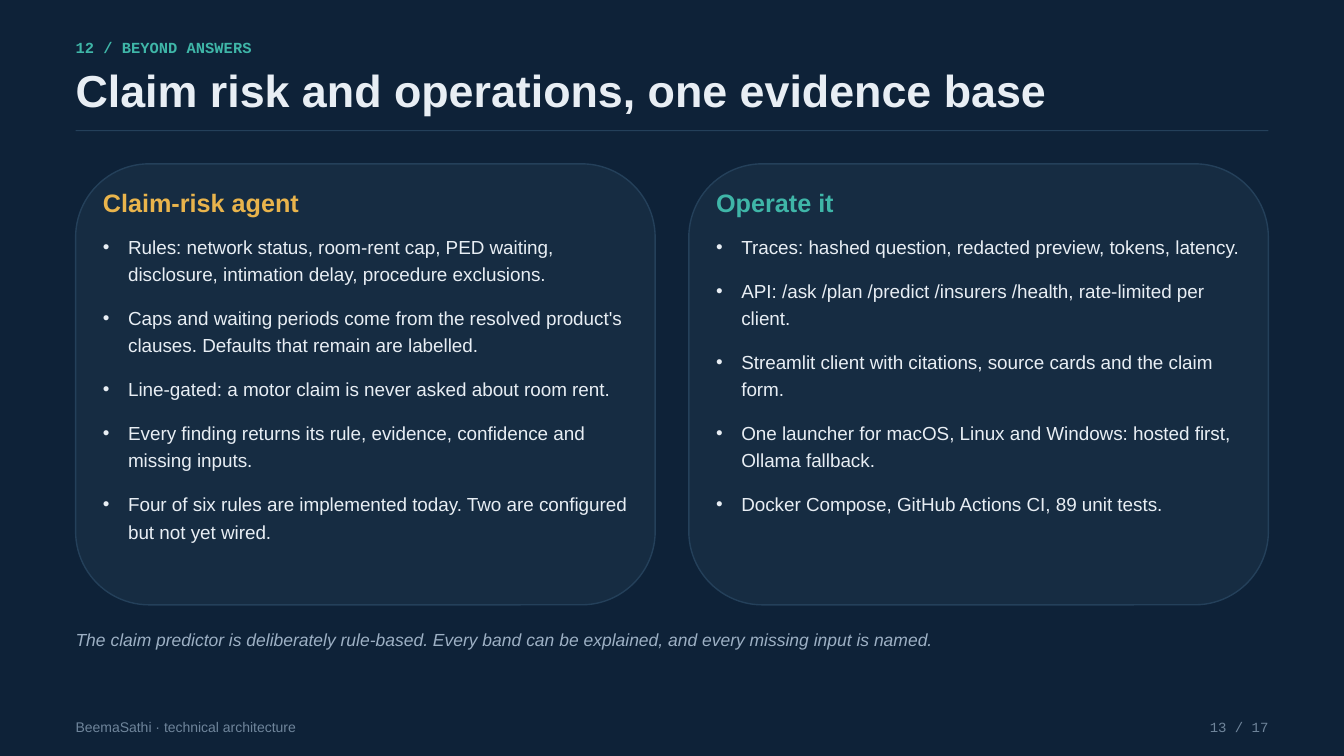
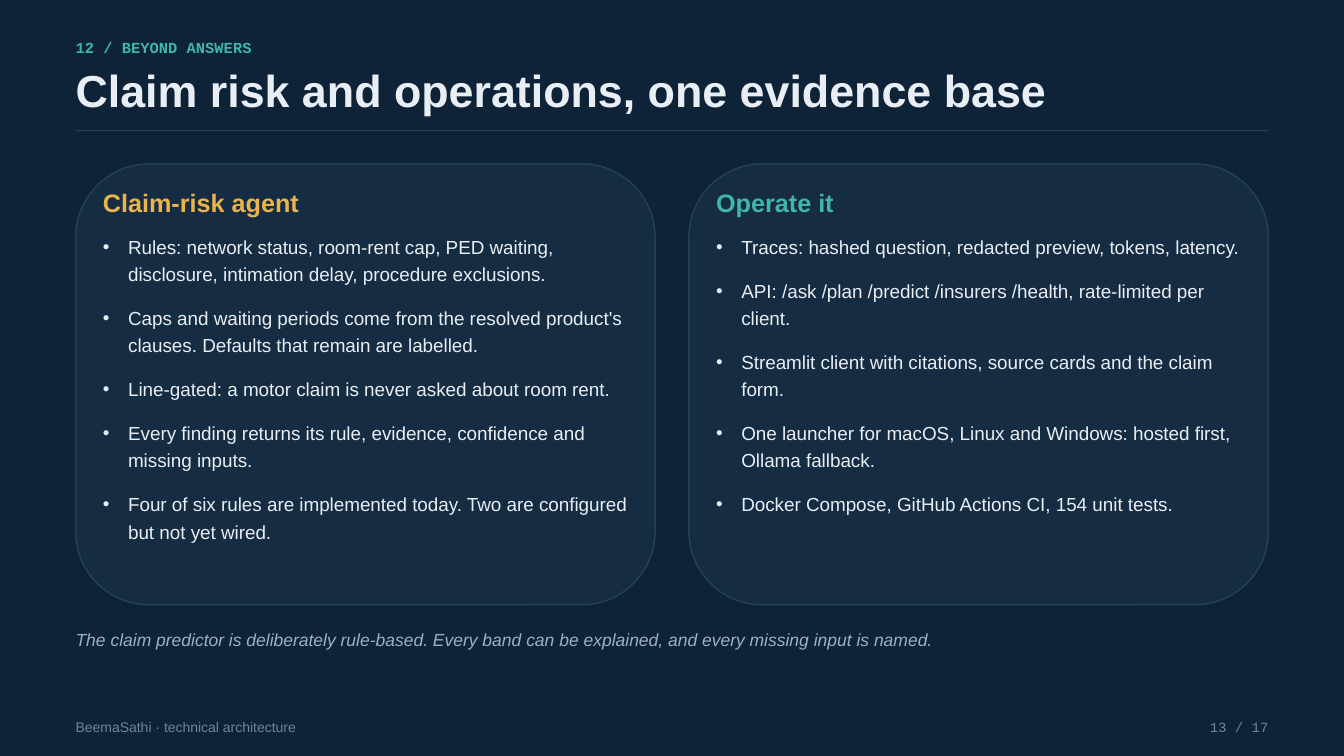
Before and after one commit to satishify/beemasathi, a slide deck: slide 13 of demo/BeemaSathi_Technical_Deck.pptx. Drawn at 1344x756 pixels with LibreOffice and Linux fonts; fonts in the diff are those of the drawing. Boxes give left, top, right and bottom in pixels: in the first picture for what was removed or moved away, otherwise in the second. Text is boxed around its words. In the diff, an @@ line names an element or a change of style, - is before the commit and + after.

```diff
--- a/demo/BeemaSathi_Technical_Deck.pptx
+++ b/demo/BeemaSathi_Technical_Deck.pptx
@@ text at <box>741,497,1173,515</box>: text changed @@
-• Docker Compose, GitHub Actions CI, 89 unit tests.
+• Docker Compose, GitHub Actions CI, 154 unit tests.
```
Also in this commit, not shown: 4 other slides changed, 14 other files.
